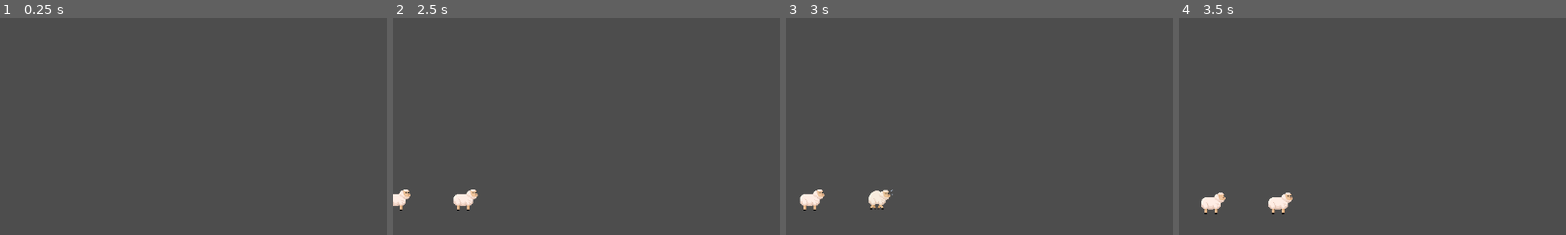
Above: before the commit, frames 1-4 (left to right).
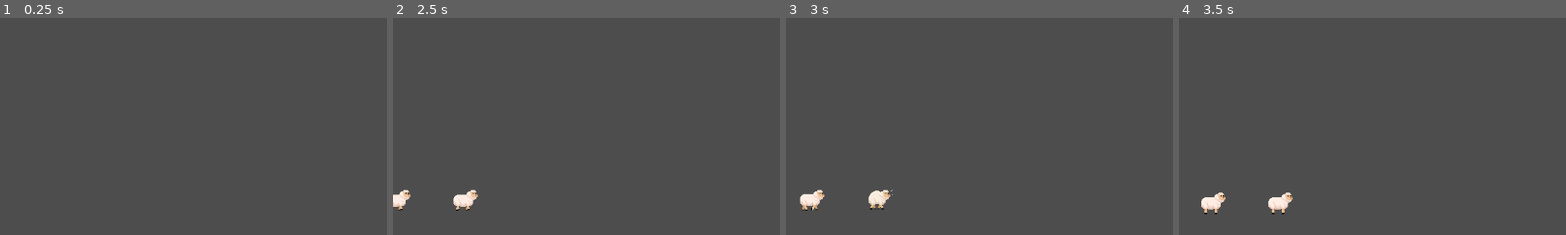
Above: after the commit, the same moments.

Repository: Flocondeglace/SheepJam
Game: Godot game, scene res://Scenes/Throw_demo.tscn
The game is run twice, just before and just after one commit, with the same random seed, the same clock (stepped at 60 frames per second) and the same inputs.
Inputs (mouse positions are % of the whole screen's width and height, from its top left):
- Up to frame 1 (0.25 s): no input
- Up to frame 2 (2.5 s): tap Enter at 0.5, 2 s; move the mouse to (45, 70) at 0.52 s; hold Right (swipe_right) 0.53-1.25 s; click (45, 70) at 0.6 s; tap Space at 1.25 s; drag from (80, 65) to (18, 49) at 1.27 s; move the mouse to (20, 35) at 2.02 s; hold Left (swipe_left) from 2.03 s (still down); click (20, 35) at 2.1 s
- Up to frame 3 (3 s): release Left (swipe_left) at 2.75 s; drag from (11, 93) to (84, 49) at 2.77 s
- Up to frame 4 (3.5 s): no input
The pictures show only the part of the screen within x 0-50%, y 50-100%; the shares and areas given below are measured in that part.

Frame 1 is identical in both runs. In frame 2, 0.2% of the frame differs, in the area x 0-23%, y 79-89%; in frame 3, 0.1%; in frame 4, less than 0.1%.

Commit message:
anim walking sheep

Diff:
--- a/Scripts/sheep_spawn_manager.gd
+++ b/Scripts/sheep_spawn_manager.gd
@@ -71,9 +71,9 @@
 func sheep_walking_appear():
 	sheeps_arrived = false
 	if camera_left:
-		spawn_sheeps(number_spawn_sheep_walking, spawning_position_walking_left.position, -1)
+		spawn_sheeps(number_spawn_sheep_walking, spawning_position_walking_left.position, -1, true)
 	else:
-		spawn_sheeps(number_spawn_sheep_walking, spawning_position_walking_right.position, 1)
+		spawn_sheeps(number_spawn_sheep_walking, spawning_position_walking_right.position, 1, true)
 
 
 func balloon_appear():
@@ -88,7 +88,7 @@
 	# Sheep appear
 	spawn_sheeps(number_spawn_sheep_flying, spawning_position_flying.position)
 
-func spawn_sheeps(number_sheep :int, spawn_position: Vector2, dir: int = 1):
+func spawn_sheeps(number_sheep :int, spawn_position: Vector2, dir: int = 1, is_walking = false):
 	sheep_in_spawning_area = []
 	for i in range(number_sheep):
 		var sheep = SHEEP.instantiate()
@@ -99,6 +99,8 @@
 		sheep_in_spawning_area.append(sheep)
 		sheep.should_respawn.connect(_on_sheep_should_respawn)
 		sheep.look_left(!camera_left)
+		if is_walking:
+			sheep.animation_player_sprite.play("Walking")
 
 
 func move_balloon():
@@ -138,7 +140,6 @@
 func _on_area_goal_pos_w_body_entered(body: Node2D) -> void:
 	if body is Sheep:
 		sheeps_arrived = true
-
-func _on_area_goal_pos_f_body_entered(body: Node2D) -> void:
-	if body is Sheep:
-		sheeps_arrived = true
+		print("Arrived")
+		for sheep in sheep_in_spawning_area:
+			sheep.animation_player_sprite.play("Idle")
